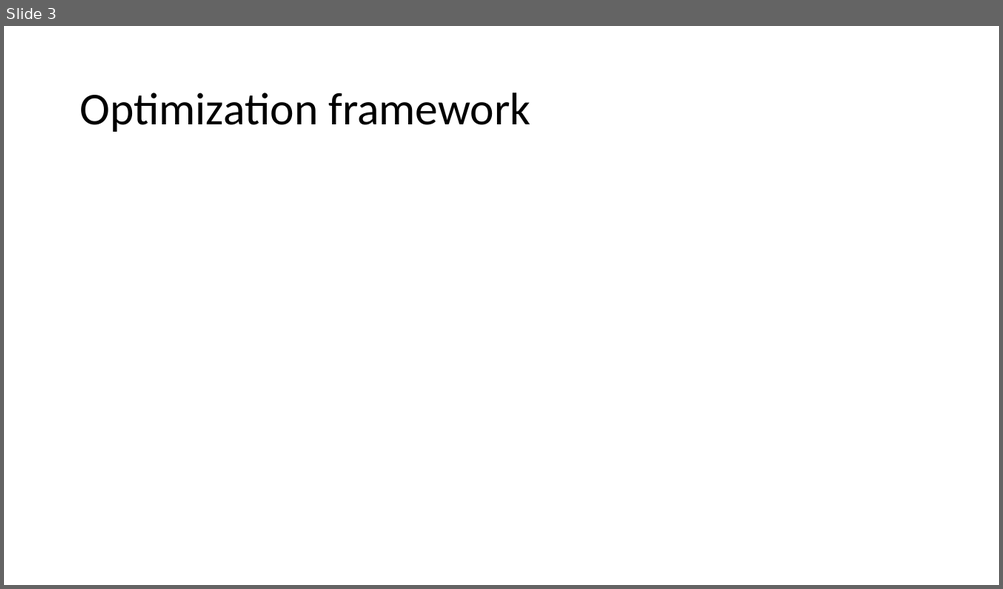
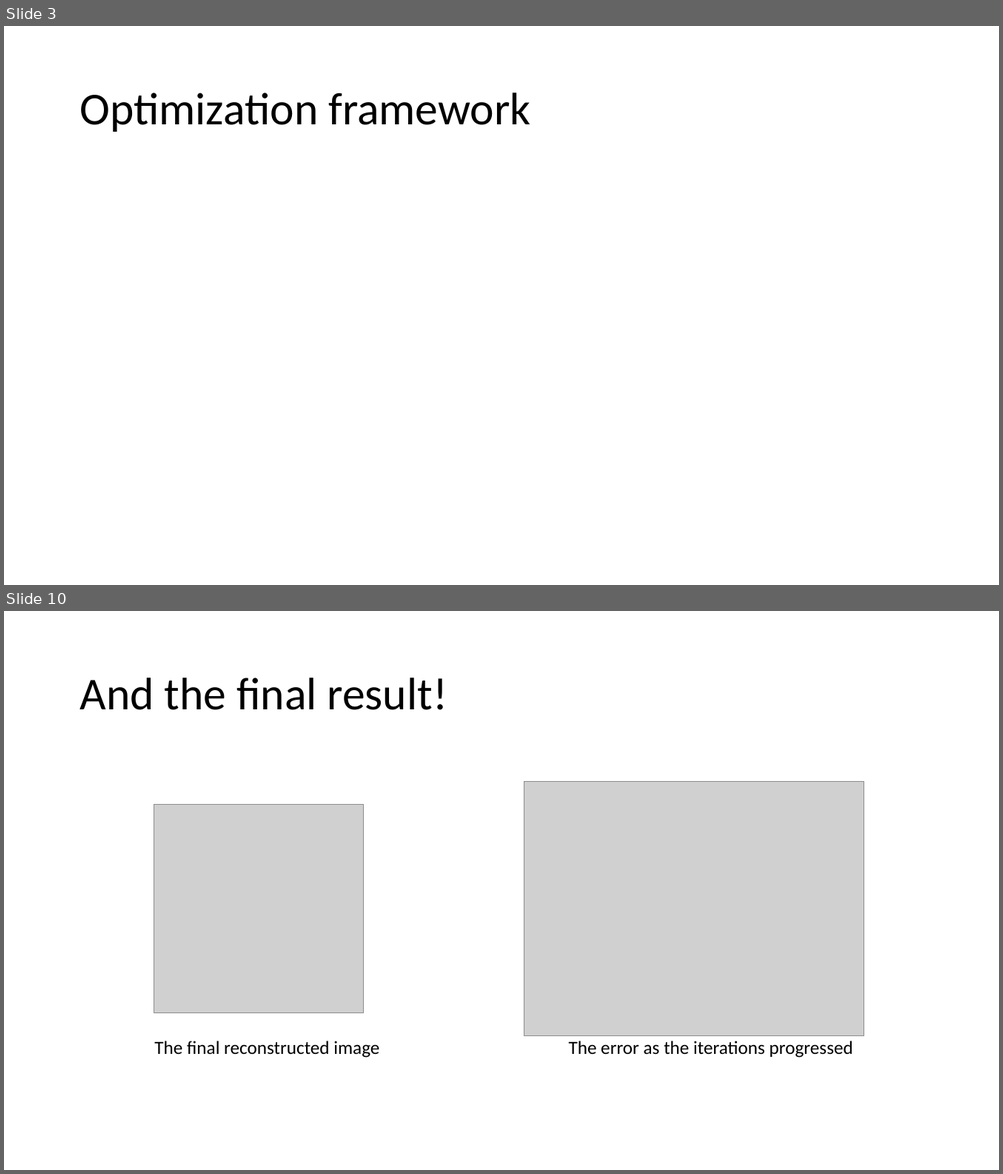
Before and after one commit to arunabh98/EPFL-CryoEM, a slide deck: reports/Project Status 4.pptx. Shown one above the other, each under a label of ours: slide 3 before the commit, slides 3 and 10 after it; the slides between them are not shown. The pictures are 1003x589 and 1003x1174 pixels, drawn with LibreOffice and Linux fonts; fonts in the diff are those of the drawing; grey boxes stand for pictures. Boxes give left, top, right and bottom in pixels: in the first picture for what was removed or moved away, otherwise in the second. Text is boxed around its words. In the diff, an @@ line names an element or a change of style, - is before the commit and + after.

```diff
--- a/reports/Project Status 4.pptx
+++ b/reports/Project Status 4.pptx
@@ slide 10 added at <box>4,611,999,1170</box>, background #FFFFFF @@
@@ title added at <box>79,678,447,710</box>, 44 pt, text #000000 @@
+And the final result!
@@ picture added at <box>524,782,864,1037</box> @@
@@ picture added at <box>154,804,363,1013</box> @@
@@ text added at <box>154,1041,379,1058</box>, 18 pt, text #000000 @@
+The final reconstructed image
@@ text added at <box>569,1041,853,1058</box>, 18 pt, text #000000 @@
+The error as the iterations progressed
```
Also in this commit, not shown: 8 other slides added.
